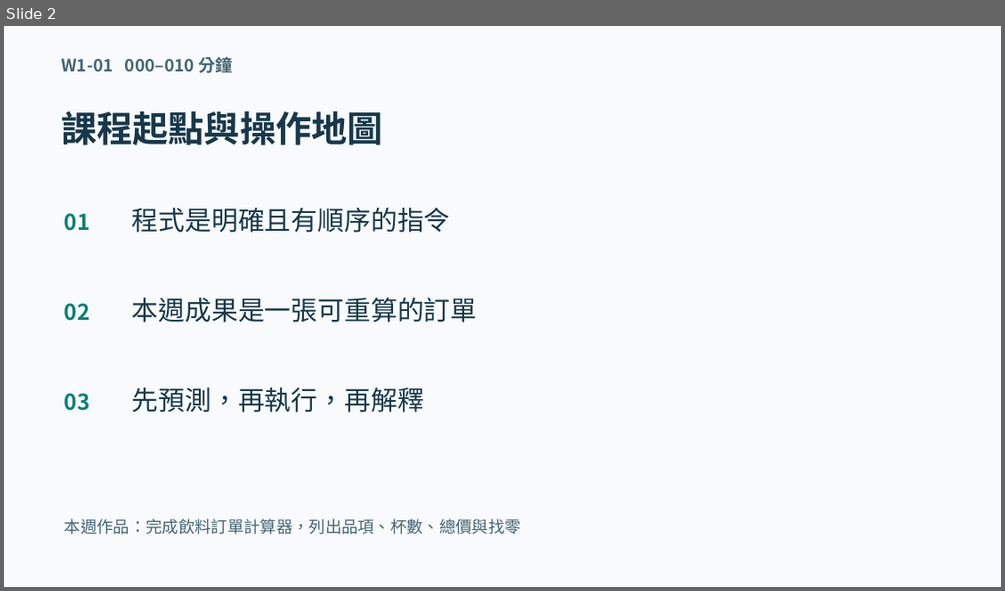
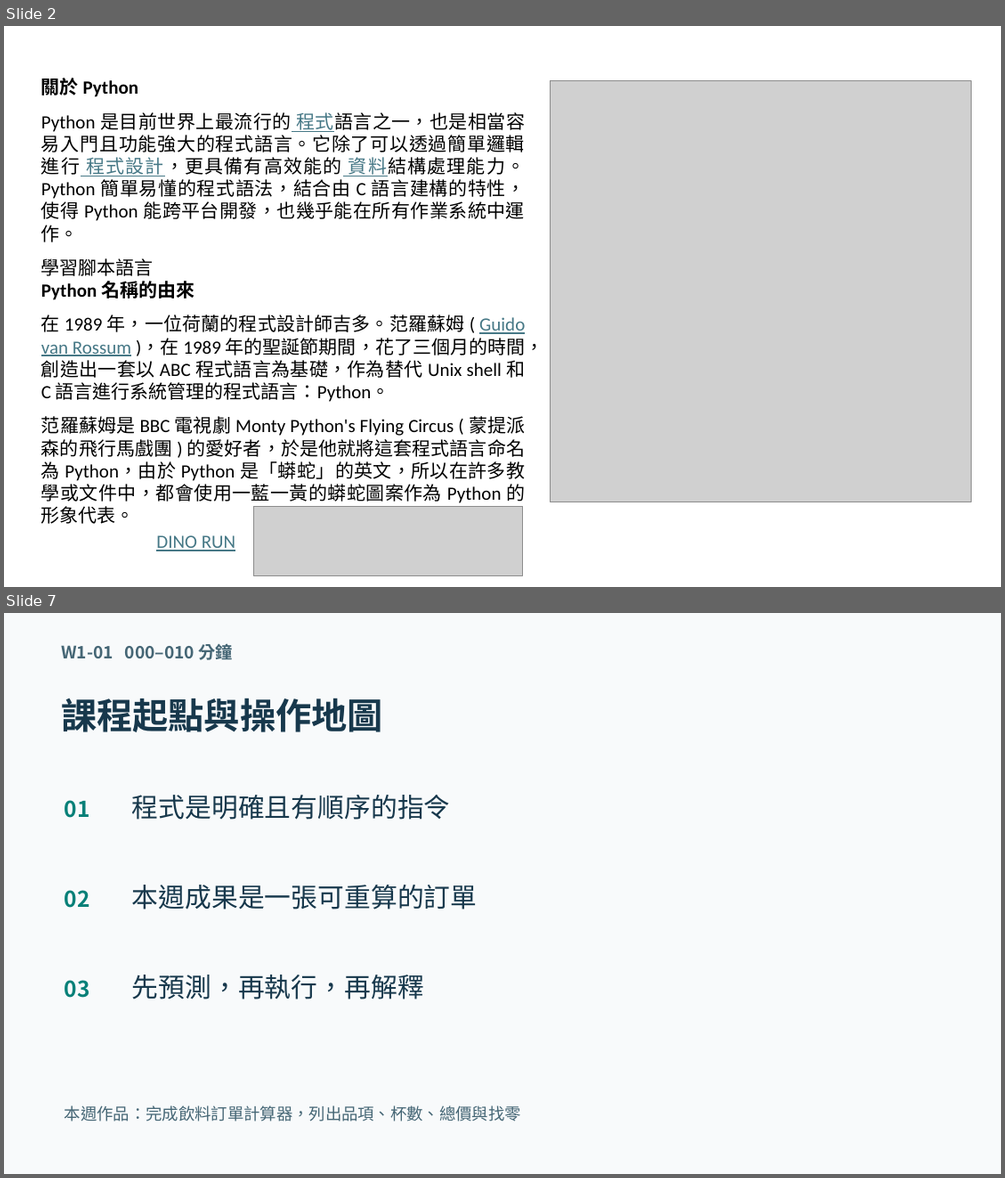
Before and after one commit to wangsungwen/Python-Artificial-Intelligence-Instruction, a slide deck: 五週Python人工智慧教學包/第1週/W01_教學簡報.pptx. Shown one above the other, each under a label of ours: slide 2 before the commit, slides 2 and 7 after it; the slides between them are not shown. The pictures are 1005x591 and 1005x1178 pixels, drawn with LibreOffice and Linux fonts; fonts in the diff are those of the drawing; grey boxes stand for pictures. Boxes give left, top, right and bottom in pixels: in the first picture for what was removed or moved away, otherwise in the second. Text is boxed around its words. In the diff, an @@ line names an element or a change of style, - is before the commit and + after.

```diff
--- a/五週Python人工智慧教學包/第1週/W01_教學簡報.pptx
+++ b/五週Python人工智慧教學包/第1週/W01_教學簡報.pptx
@@ slide 2 added at [4, 26, 1001, 587], background #FFFFFF @@
@@ text added at [41, 78, 543, 524], 18 pt, text #000000 @@
+關於 Python
+Python 是目前世界上最流行的 程式語言之一，也是相當容易入門且功能強大的程式語言。它除了可以透過簡單邏輯進行 程式設計，更具備有高效能的 資料結構處理能力。Python 簡單易懂的程式語法，結合由 C 語言建構的特性，使得 Python 能跨平台開發，也幾乎能在所有作業系統中運作。
+學習腳本語言
+Python 名稱的由來
+在 1989 年，一位荷蘭的程式設計師吉多。范羅蘇姆 ( Guido van Rossum )，在 1989 年的聖誕節期間，花了三個月的時間，創造出一套以 ABC 程式語言為基礎，作為替代 Unix shell 和 C 語言進行系統管理的程式語言：Python。
+范羅蘇姆是 BBC 電視劇 Monty Python's Flying Circus ( 蒙提派森的飛行馬戲團 ) 的愛好者，於是他就將這套程式語言命名為 Python，由於 Python 是「蟒蛇」的英文，所以在許多教學或文件中，都會使用一藍一黃的蟒蛇圖案作為 Python 的形象代表。
@@ picture added at [550, 80, 971, 501] @@
@@ picture added at [254, 506, 522, 576] @@
@@ text added at [156, 535, 235, 551], 18 pt, text #467886, underline @@
+DINO RUN
@@ what was slide 2 is now slide 7 @@
```
Also in this commit, not shown: 5 other slides added, 1 slide removed.
